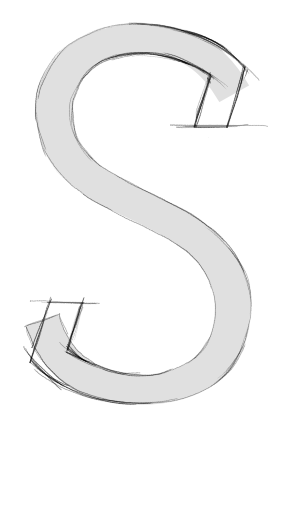
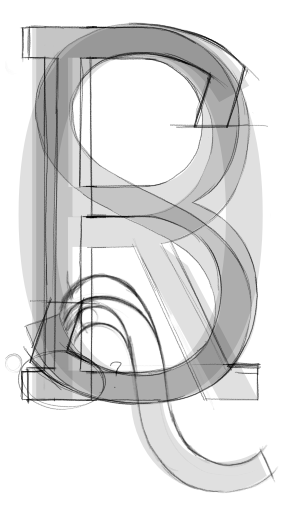
Before/after of a 300×512 layered artwork. What changed in the layer stack:
pixels changed over [5, 24, 279, 494] (layer not identified)
